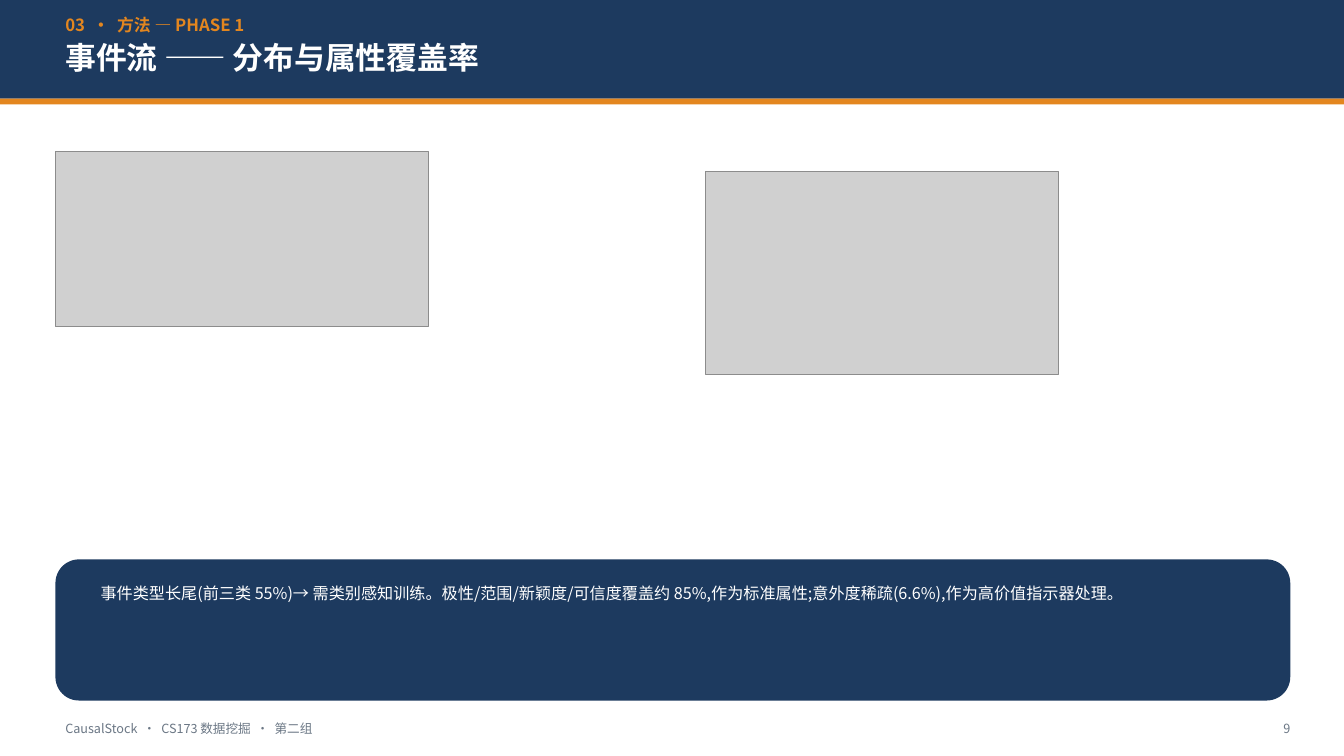
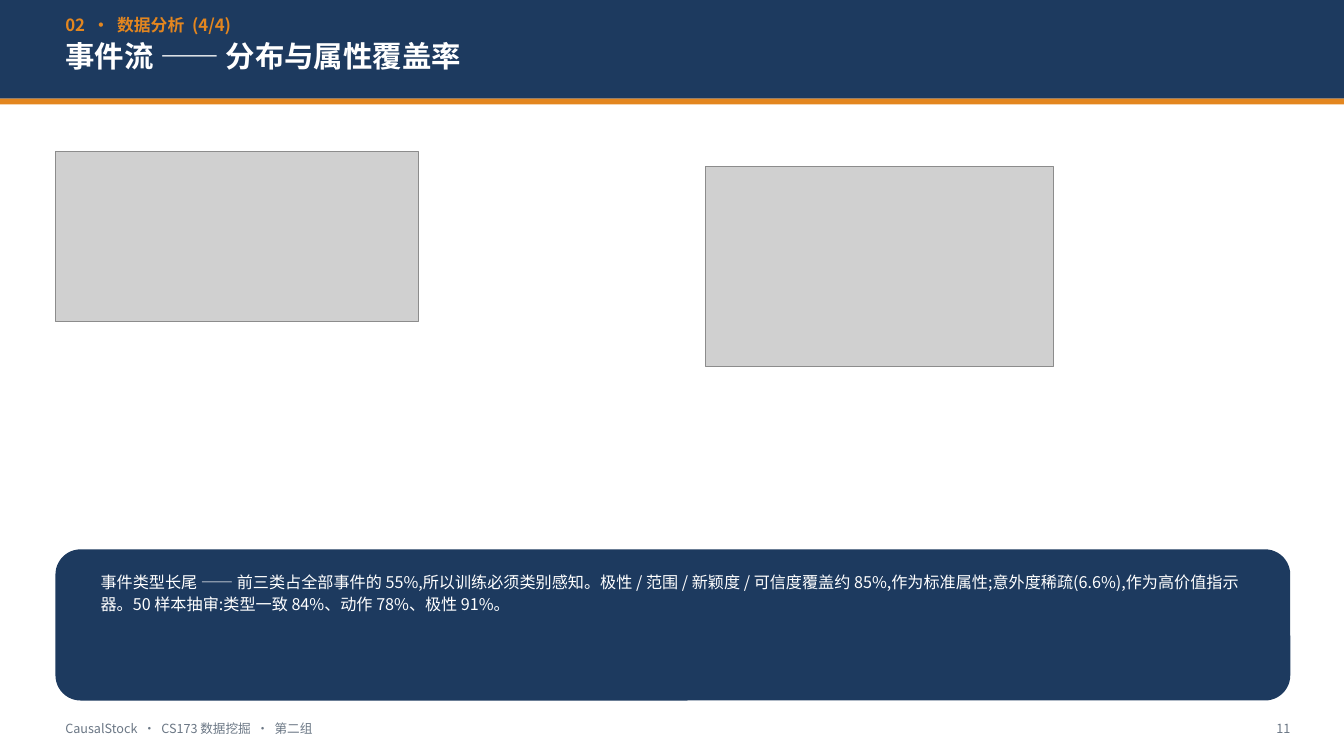
Before and after one commit to LovelyC-kx/dddmmm, a slide deck: slide 11 of DirectionA/docs/final-deck/CausalStock_CS173_Final_ZH.pptx (slide 9 before the commit). Drawn at 1344x756 pixels with LibreOffice and Linux fonts; fonts in the diff are those of the drawing; grey boxes stand for pictures. Boxes give left, top, right and bottom in pixels: in the first picture for what was removed or moved away, otherwise in the second. Text is boxed around its words. In the diff, an @@ line names an element or a change of style, - is before the commit and + after.

```diff
--- a/DirectionA/docs/final-deck/CausalStock_CS173_Final_ZH.pptx
+++ b/DirectionA/docs/final-deck/CausalStock_CS173_Final_ZH.pptx
@@ text at (65,17,231,35): text changed @@
-03 · 方法 — PHASE 1
+02 · 数据分析 (4/4)
@@ text "事件流 —— 分布与属性覆盖率" at (65,42,461,70): size 22 to 21 pt @@
@@ picture: place and size @@
-picture at (55,151,429,327)
+picture at (55,151,418,322)
@@ picture: place and size @@
-picture at (706,171,1059,374)
+picture at (706,166,1054,367)
@@ rounded rectangle: place and size @@
-rounded rectangle at (55,560,1291,701)
+rounded rectangle at (55,549,1291,701)
@@ text at (101,574,1239,612): text changed @@
-事件类型长尾(前三类 55%)→ 需类别感知训练。极性/范围/新颖度/可信度覆盖约 85%,作为标准属性;意外度稀疏(6.6%),作为高价值指示器处理。
+事件类型长尾 —— 前三类占全部事件的 55%,所以训练必须类别感知。极性 / 范围 / 新颖度 / 可信度覆盖约 85%,作为标准属性;意外度稀疏(6.6%),作为高价值指示器。50 样本抽审:类型一致 84%、动作 78%、极性 91%。
@@ text at (1276,724,1290,733): text changed @@
-9
+11
```
Also in this commit, not shown: 15 other slides changed, 3 slides added, 4 other files.
